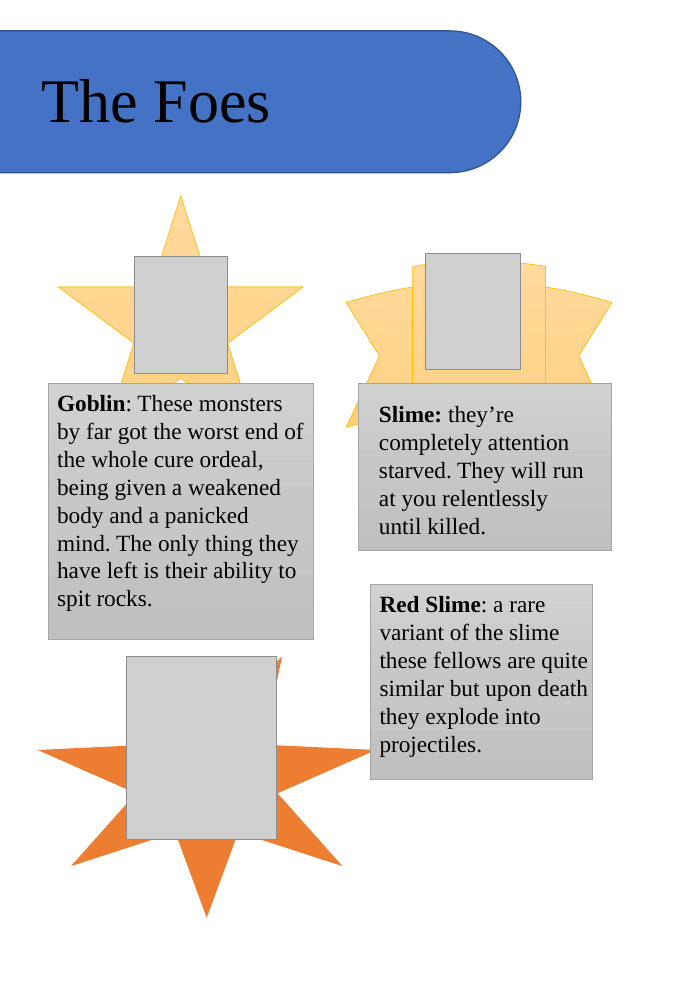
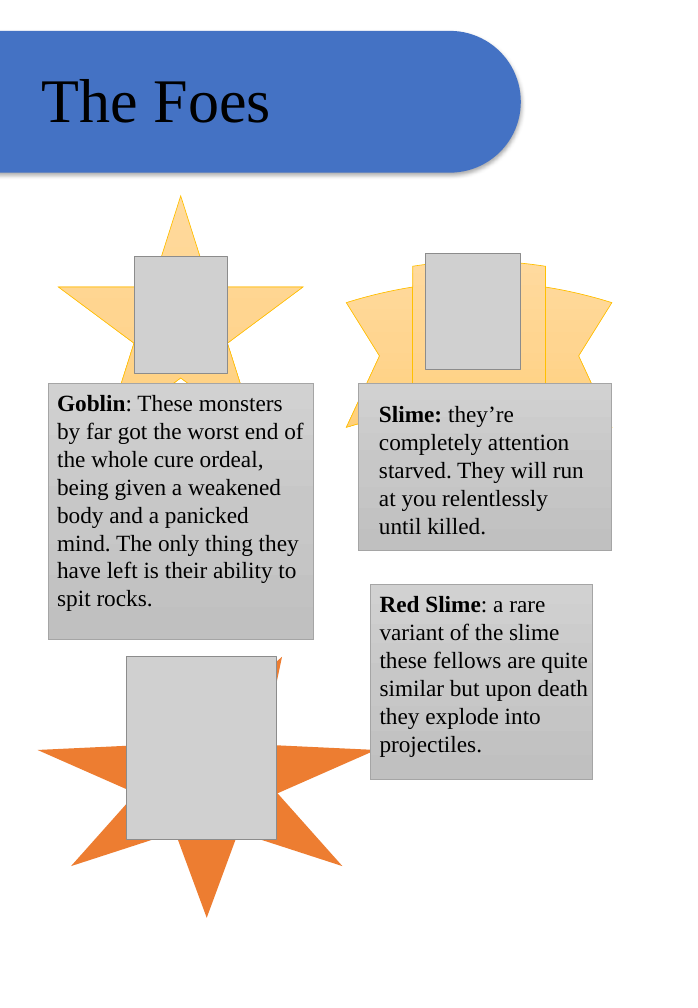
Before and after one commit to ponyfan88/Craigs-Adventure, a slide deck: slide 5 of Manual assets/maNUAL.pptx. Drawn at 698x1008 pixels with LibreOffice and Linux fonts; fonts in the diff are those of the drawing; grey boxes stand for pictures. Boxes give left, top, right and bottom in pixels: in the first picture for what was removed or moved away, otherwise in the second. Text is boxed around its words. In the diff, an @@ line names an element or a change of style, - is before the commit and + after.

```diff
--- a/Manual assets/maNUAL.pptx
+++ b/Manual assets/maNUAL.pptx
@@ rounded rectangle at (0,31,521,172): outline #325491 1 pt to none; shadow on @@
```
Also in this commit, not shown: 7 other slides changed.
